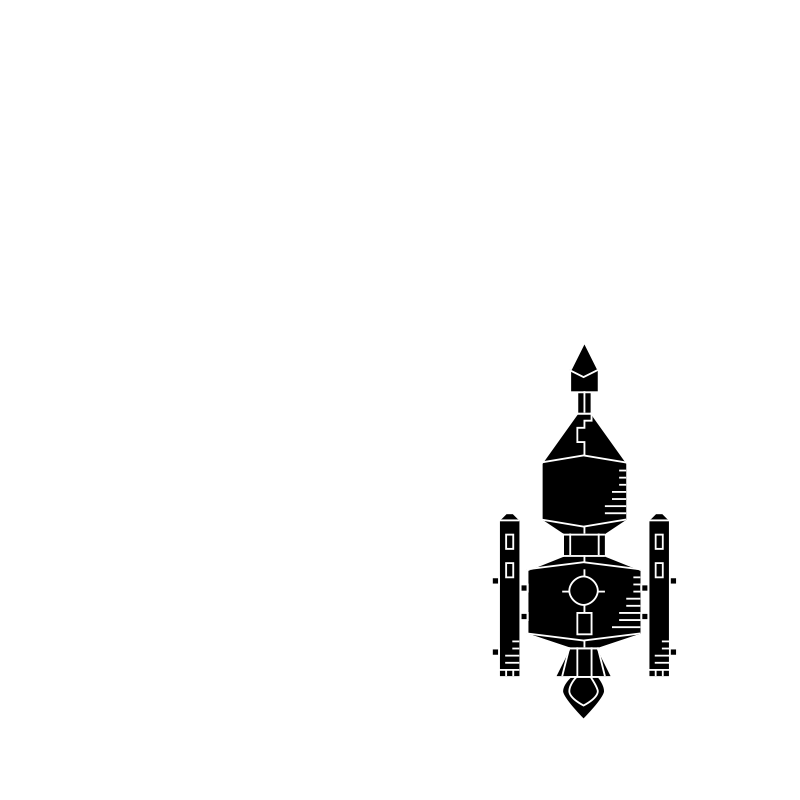
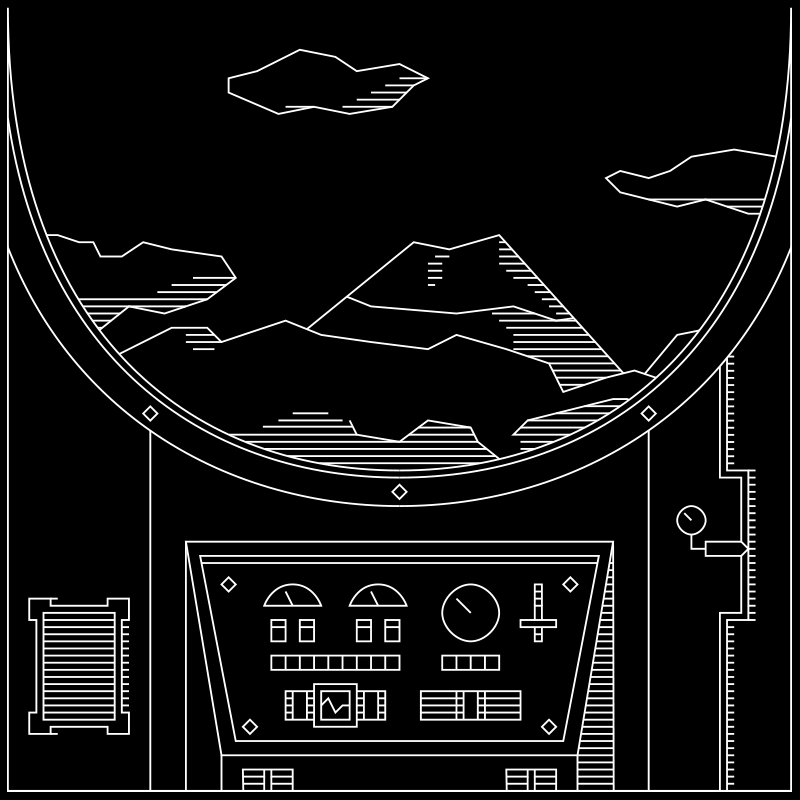
Two versions of the same layered image (800x800). Layer-by-layer changes:
added group "hublo" with 1 layers above "mise_a_feu" over [7, 7, 792, 790]
added layer "Objet dynamique vectoriel" (1st of 12, in "hublo") in group "hublo" over [7, 7, 792, 790]
hid group "mise_a_feu" (3 layers) over [491, 340, 678, 722]
showed group "bkg" (3 layers) over [0, 0, 800, 800]
added layer "Objet dynamique vectoriel" (11th of 12, in "bkg") in group "bkg" over [7, 7, 792, 790]
